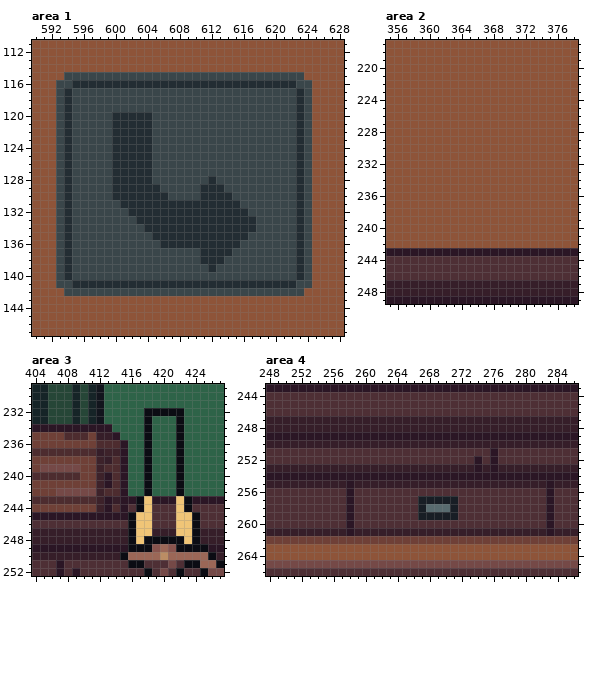
Pixel-art file: Personal_Jessica/Entornos/Tienda.aseprite. The picture above was drawn from the file before the commit.
640x360 pixels, 1 frame. Colours within 5 levels of each other are drawn and written as one. Shown: area 1: x 590..628, y 111..147; area 2: x 355..378, y 217..249; area 3: x 404..427, y 229..252; area 4: x 248..286, y 243..266. The commit also changed other parts of the picture, which this record leaves out.
The result:
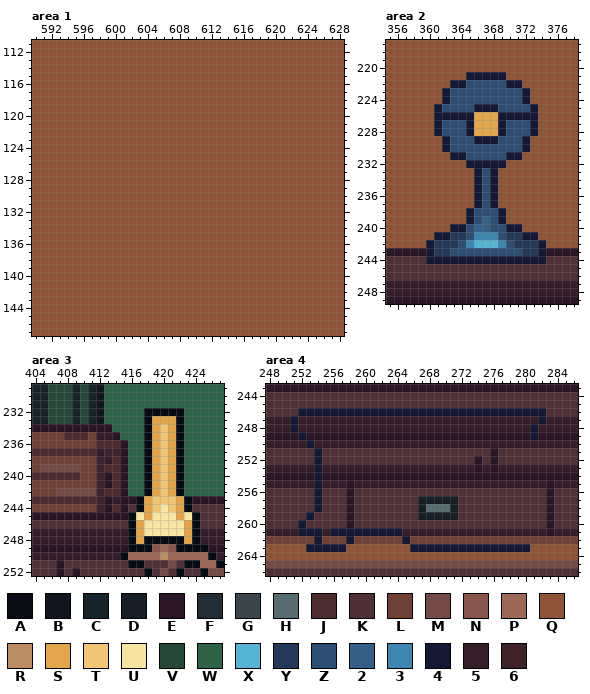
Palette (. is transparent): A #0b0c13  B #12151d  C #162427  D #181e25  E #2b1625  F #232d33  G #3a464a  H #586b6f  J #4d2c2f  K #4e2f35  L #6f4037  M #754947  N #88544e  P #9b6757  Q #8e5439  R #bb8d64  S #e1a64e  T #f0c577  U #f7e3a2  V #264637  W #2e6348  X #57b5d3  Y #263857  Z #2d4e71  2 #365f85  3 #4087b0  4 #151832  5 #361e29  6 #3d222a
The edit:
layer "flecha" now hidden
layer "Layer 7" added
layer "Layer 8" added
Area 1:
y 115: x 594..623 GGGGGGGGGGGGGGGGGGGGGGGGGGGGGG -> QQQQQQQQQQQQQQQQQQQQQQQQQQQQQQ
y 116: x 593..624 GGFFFFFFFFFFFFFFFFFFFFFFFFFFFFGG -> QQQQQQQQQQQQQQQQQQQQQQQQQQQQQQQQ
y 117..119: x 593..624 GFGGGGGGGGGGGGGGGGGGGGGGGGGGGGFG -> QQQQQQQQQQQQQQQQQQQQQQQQQQQQQQQQ
y 120..127: x 593..624 GFGGGGGFFFFFGGGGGGGGGGGGGGGGGGFG -> QQQQQQQQQQQQQQQQQQQQQQQQQQQQQQQQ
y 128: x 593..624 GFGGGGGFFFFFGGGGGGGFGGGGGGGGGGFG -> QQQQQQQQQQQQQQQQQQQQQQQQQQQQQQQQ
y 129: x 593..624 GFGGGGGFFFFFFGGGGGFFFGGGGGGGGGFG -> QQQQQQQQQQQQQQQQQQQQQQQQQQQQQQQQ
y 130: x 593..624 GFGGGGGFFFFFFFGGGGFFFFGGGGGGGGFG -> QQQQQQQQQQQQQQQQQQQQQQQQQQQQQQQQ
y 131: x 593..624 GFGGGGGGFFFFFFFFFFFFFFFGGGGGGGFG -> QQQQQQQQQQQQQQQQQQQQQQQQQQQQQQQQ
y 132: x 593..624 GFGGGGGGGFFFFFFFFFFFFFFFGGGGGGFG -> QQQQQQQQQQQQQQQQQQQQQQQQQQQQQQQQ
y 133: x 593..624 GFGGGGGGGGFFFFFFFFFFFFFFFGGGGGFG -> QQQQQQQQQQQQQQQQQQQQQQQQQQQQQQQQ
y 134: x 593..624 GFGGGGGGGGGFFFFFFFFFFFFFFGGGGGFG -> QQQQQQQQQQQQQQQQQQQQQQQQQQQQQQQQ
y 135: x 593..624 GFGGGGGGGGGGFFFFFFFFFFFFGGGGGGFG -> QQQQQQQQQQQQQQQQQQQQQQQQQQQQQQQQ
y 136: x 593..624 GFGGGGGGGGGGGFFFFFFFFFFGGGGGGGFG -> QQQQQQQQQQQQQQQQQQQQQQQQQQQQQQQQ
y 137: x 593..624 GFGGGGGGGGGGGGGGGGFFFFGGGGGGGGFG -> QQQQQQQQQQQQQQQQQQQQQQQQQQQQQQQQ
y 138: x 593..624 GFGGGGGGGGGGGGGGGGFFFGGGGGGGGGFG -> QQQQQQQQQQQQQQQQQQQQQQQQQQQQQQQQ
y 139: x 593..624 GFGGGGGGGGGGGGGGGGGFGGGGGGGGGGFG -> QQQQQQQQQQQQQQQQQQQQQQQQQQQQQQQQ
y 140: x 593..624 GFGGGGGGGGGGGGGGGGGGGGGGGGGGGGFG -> QQQQQQQQQQQQQQQQQQQQQQQQQQQQQQQQ
y 141: x 593..624 GGFFFFFFFFFFFFFFFFFFFFFFFFFFFFGG -> QQQQQQQQQQQQQQQQQQQQQQQQQQQQQQQQ
y 142: x 594..623 GGGGGGGGGGGGGGGGGGGGGGGGGGGGGG -> QQQQQQQQQQQQQQQQQQQQQQQQQQQQQQ
Area 2, layer "Layer 8":
y 221: x 365..369 QQQQQ -> 44444
y 222: x 363..371 QQQQQQQQQ -> 44ZZZZZ44
y 223..224: x 362..372 QQQQQQQQQQQ -> 4ZZZZZZZZZ4
y 225: x 361..373 QQQQQQQQQQQQQ -> 4ZZZZ444ZZZZ4
y 226: x 361..373 QQQQQQQQQQQQQ -> 44444SSS44444
y 227..228: x 361..373 QQQQQQQQQQQQQ -> 4ZZZ4SSS4ZZZ4
y 229: x 362..372 QQQQQQQQQQQ -> 4ZZZ444ZZZ4
y 230: x 362..372 QQQQQQQQQQQ -> 4ZZZZZZZZZ4
y 231: x 363..371 QQQQQQQQQ -> 44ZZZZZ44
y 232: x 365..369 QQQQQ -> 44444
y 233..237: x 366..368 QQQ -> 4Z4
y 238: x 365..369 QQQQQ -> 4ZZZ4
y 239: x 365..369 QQQQQ -> 4Z2Z4
y 240: x 363..371 QQQQQQQQQ -> 44Z22ZZ44
y 241: x 361..373 QQQQQQQQQQQQQ -> 44YYZ333ZYY44
y 242: x 360..374 QQQQQQQQQQQQQQQ -> 4YYYZ3XXX3ZYYY4
y 243: x 360..374 EEEEEEEEEEEEEEE -> 4YYZZZZZZZZZYY4
y 244: x 360..374 KKKKKKKKKKKKKKK -> 444444444444444
Area 3, layer "Layer 5":
y 233: x 419..421 WWW -> SSS
y 234..242: x 419..421 WWW -> STS
y 243: x 418..422 TEEET -> STTTS
y 244: x 418..422 TKKKT -> STUTS
y 245: x 417..423 TTKKKTT -> USUUUSU
y 246: x 417..423 TTKKKTT -> SUUUUUS
y 247: x 417..423 TT555TT -> SUUUUUS
y 248: x 417 T -> S; x 423 T -> S
Area 4, layer "Layer 7":
y 246: x 252..282 KKKKKKKKKKKKKKKKKKKKKKKKKKKKKKK -> 4444444444444444444444444444444
y 247: x 251 5 -> 4; x 282 5 -> 4
y 248: x 251 5 -> 4; x 281 5 -> 4
y 249: x 252 E -> 4; x 281 E -> 4
y 250: x 253 5 -> 4
y 251..252: x 254 K -> 4
y 253: x 254 5 -> 4
y 254: x 254 E -> 4
y 255: x 254 5 -> 4
y 256..258: x 254 K -> 4
y 259: x 253 K -> 4
y 260: x 252 K -> 4
y 261: x 252..254 555 -> 444; x 256..264 55E555555 -> 444444444
y 262: x 254 L -> 4; x 258 L -> 4; x 265 L -> 4
y 263: x 253..257 QQQQQ -> 44444; x 266..280 QQQQQQQQQQQQQQQ -> 444444444444444
